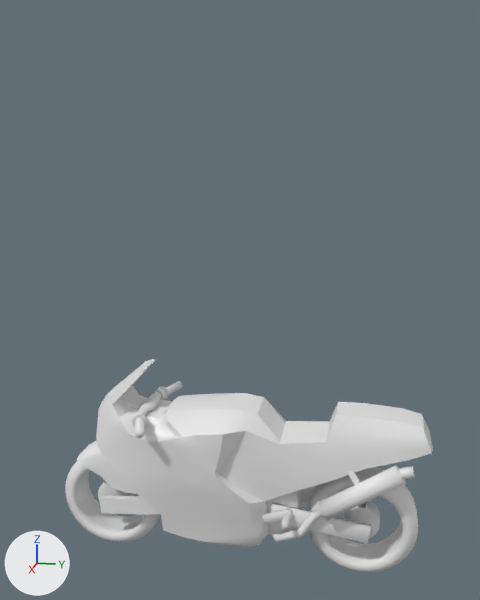
The Blender file BASEMESH/bimota.blend: old version first, new version second.
Both versions are drawn from a 50 mm camera at (2.35, 0.24, 1.61) aimed at (-0.02, -0.24, 1.02). Arrows for +X, +Y and +Z are at lower left; the lights stay in place.

The first picture shows 'Engine', 'Exhaust', 'Fender', 'Frame', 'Front Fork', 'Front Wheel', 'Handlebar', 'Rear Fork', 'Rear Wheel', 'Speedmeter'.
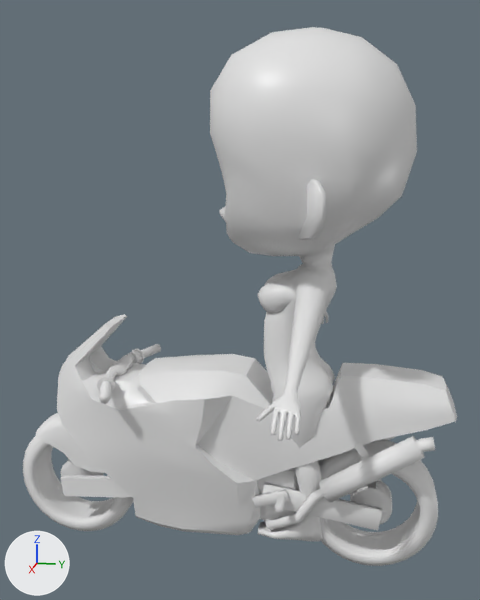
Changed parts and their boxes (x1, y1, x2, y2) in the pictures (480 x 600 px):
'Chibi', shown: after (210, 27, 417, 541)
'Frame', moved, rescaled (19% wider, 17% taller): before (96, 359, 433, 547); after (57, 314, 457, 535)
'Rear Wheel', moved, rescaled: before (308, 467, 418, 573); after (318, 439, 438, 566)
'Front Wheel', moved, rescaled (15% wider, 16% taller): before (65, 461, 161, 543); after (23, 436, 134, 531)
'Exhaust', moved, rescaled (19% wider, 22% taller): before (272, 465, 415, 543); after (264, 436, 435, 531)
'Rear Fork', moved, rescaled: before (271, 487, 371, 543); after (262, 480, 382, 531)
'Fender', moved, rescaled (16% wider, 13% taller): before (77, 441, 137, 494); after (35, 413, 105, 473)
'Front Fork', moved, rescaled (18% wider, 10% taller): before (99, 495, 159, 515); after (60, 475, 131, 497)
'Handlebar', moved, rescaled (25% wider): before (132, 381, 183, 439); after (97, 344, 161, 404)
'Engine', moved, rescaled (19% wider, 18% taller): before (266, 490, 301, 534); after (257, 468, 299, 520)
'Footpegs', moved, rescaled (19% wider, 14% taller): before (262, 508, 293, 529); after (252, 489, 289, 513)
'Speedmeter', moved, rescaled (23% wider, 11% taller): before (124, 392, 145, 410); after (89, 353, 115, 373)

The edits, one by one:
Object 'Chibi' (ob_chibi) moves from (0.0, 0.0, -0.378) to (0.0, 0.0, -0.25).
Object 'Chibi' (ob_chibi) is now shown.
Object 'Engine' (ob_engine) moves from (0.0, -0.084, 0.207) to (-0.004, -0.113, 0.286).
Object 'Engine' (ob_engine) is rescaled from (0.0783, 0.0899, 0.0899) to (0.0921, 0.106, 0.106).
Object 'Exhaust' (ob_exhaust) moves from (0.0, 0.345, 0.419) to (-0.004, 0.393, 0.535).
Object 'Exhaust' (ob_exhaust) is rescaled from (0.0377, 0.0377, 0.0377) to (0.0444, 0.0444, 0.0444).
Object 'Fender' (ob_fender) moves from (0.0, -0.754, 0.176) to (-0.004, -0.901, 0.249).
Object 'Fender' (ob_fender) is rescaled from (1.0, 1.0, 1.0) to (1.18, 1.18, 1.18).
Object 'Frame' (ob_frame) moves from (0.0, -0.603, 0.278) to (-0.004, -0.723, 0.37).
Object 'Frame' (ob_frame) is rescaled from (0.167, 0.167, 0.167) to (0.196, 0.196, 0.196).
Object 'Front Fork' (ob_front_fork) moves from (0.09, -0.445, 0.213) to (0.101, -0.537, 0.293).
Object 'Front Fork' (ob_front_fork) is rescaled from (0.0107, 0.0335, 0.0335) to (0.0126, 0.0395, 0.0395).
Object 'Front Wheel' (ob_front_wheel) moves from (0.0, -0.754, 0.176) to (-0.004, -0.901, 0.249).
Object 'Front Wheel' (ob_front_wheel) is rescaled from (1.0, 1.0, 1.0) to (1.18, 1.18, 1.18).
Object 'Rear Fork' (ob_rear_fork) moves from (0.09, -0.06, 0.213) to (0.101, -0.084, 0.293).
Object 'Rear Fork' (ob_rear_fork) is rescaled from (0.0107, 0.0335, 0.0335) to (0.0126, 0.0395, 0.0395).
Object 'Rear Wheel' (ob_rear_wheel) moves from (0.0, 0.25, 0.176) to (-0.004, 0.281, 0.249).
Object 'Rear Wheel' (ob_rear_wheel) is rescaled from (1.0, 1.0, 1.0) to (1.18, 1.18, 1.18).
Object 'Speedmeter' (ob_speedmeter) moves from (0.0, -0.665, 0.576) to (-0.004, -0.796, 0.72).
Object 'Speedmeter' (ob_speedmeter) is rescaled from (0.0532, 0.0532, 0.0188) to (0.0626, 0.0626, 0.0221).
Object 'Handlebar' (ob_handlebar) moves from (0.0, -0.597, 0.585) to (-0.004, -0.717, 0.731).
Object 'Handlebar' (ob_handlebar) is rescaled from (0.0245, 0.0245, 0.0245) to (0.0289, 0.0289, 0.0289).
